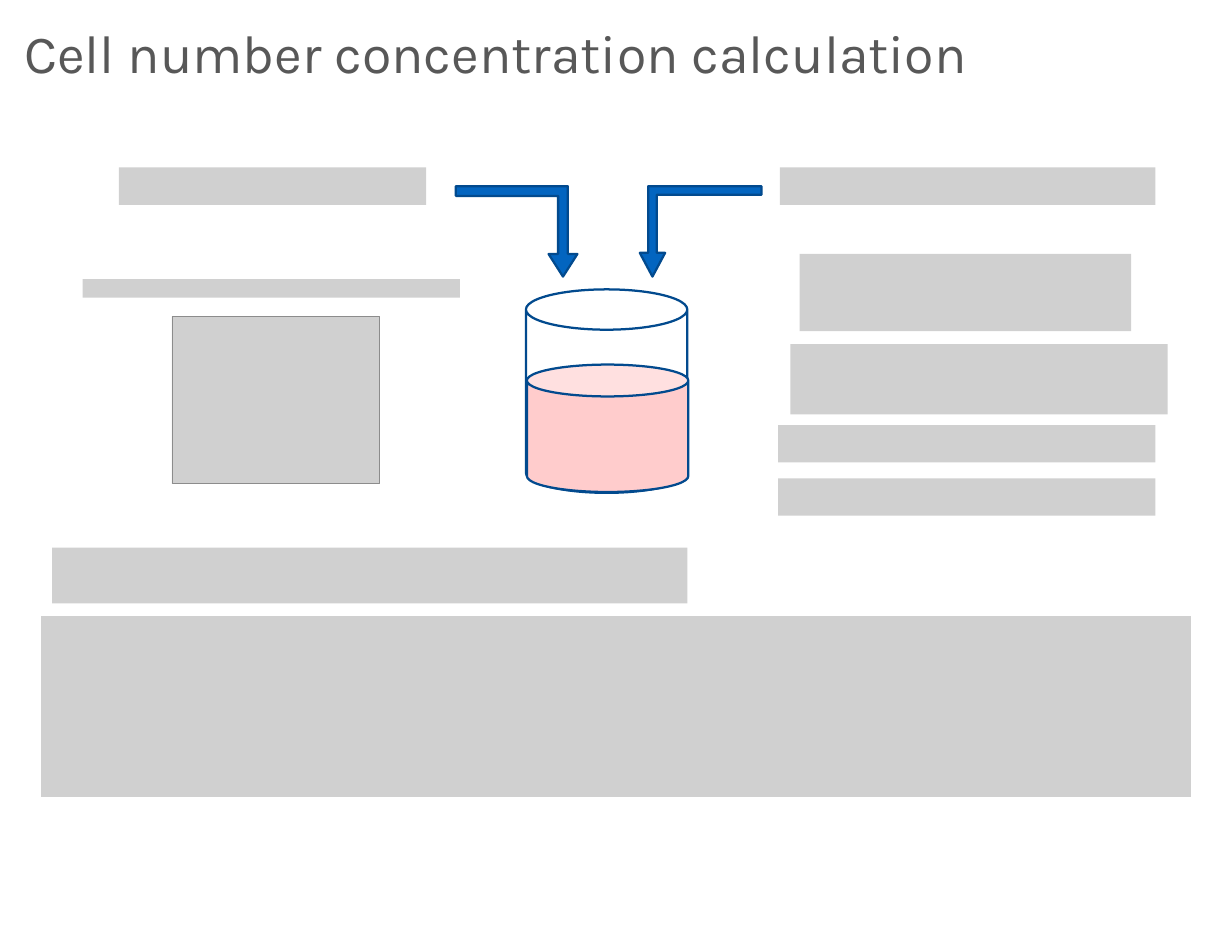
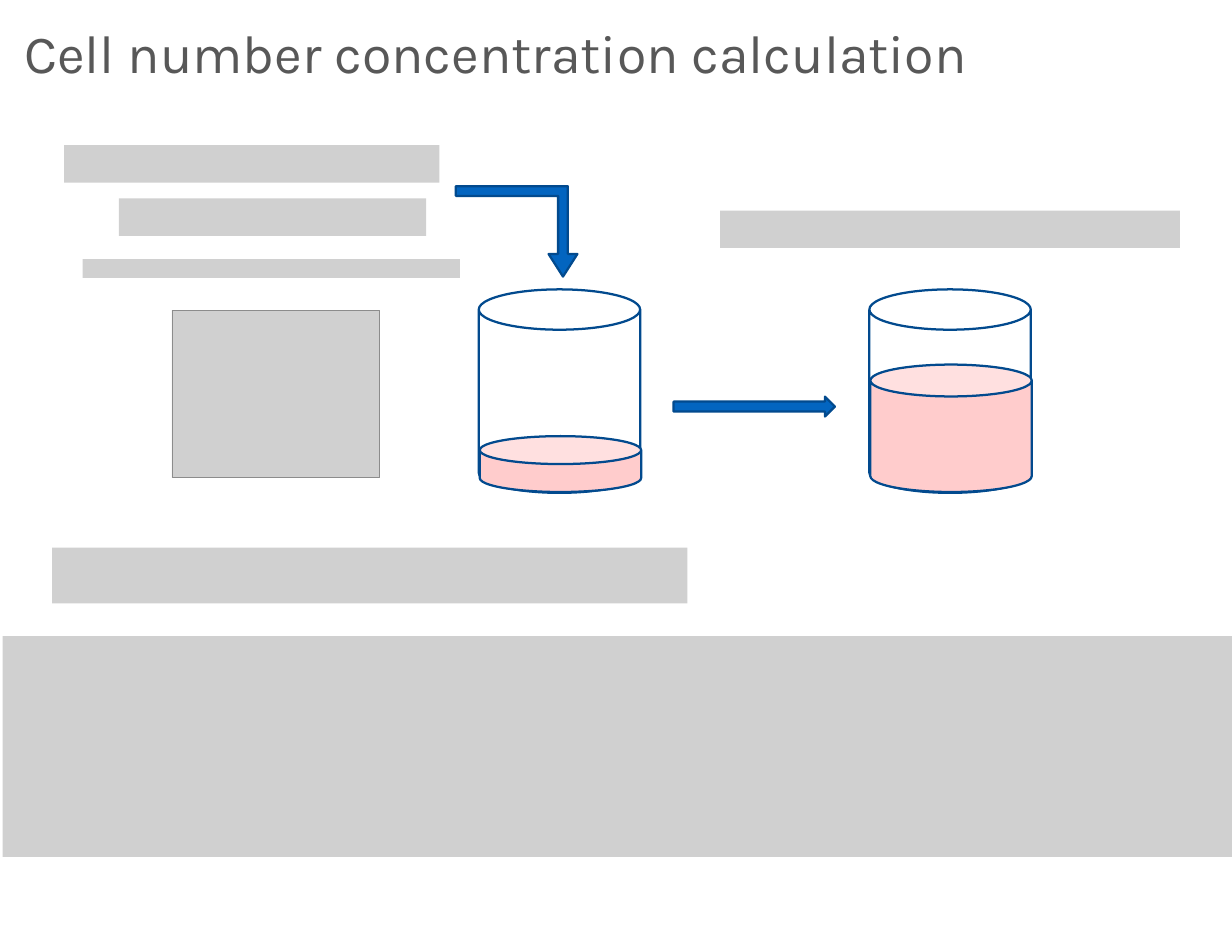
Before and after one commit to SLINGhub/MSOrganiser, a slide deck: slide 4 of docs/MSOrganiser_Summary.pptx (slide 7 before the commit). Drawn at 1232x952 pixels with LibreOffice and Linux fonts; fonts in the diff are those of the drawing; grey boxes stand for pictures. Boxes give left, top, right and bottom in pixels: in the first picture for what was removed or moved away, otherwise in the second. Text is boxed around its words. In the diff, an @@ line names an element or a change of style, - is before the commit and + after.

```diff
--- a/docs/MSOrganiser_Summary.pptx
+++ b/docs/MSOrganiser_Summary.pptx
@@ picture added at [64,145,439,182] @@
@@ picture removed at [119,168,426,205] @@
@@ picture removed at [780,168,1155,205] @@
@@ picture added at [119,198,426,235] @@
@@ bent up arrow removed at [639,186,761,277] @@
@@ picture added at [720,210,1180,248] @@
@@ picture added at [82,259,460,277] @@
@@ picture removed at [800,254,1131,331] @@
@@ picture removed at [82,279,460,298] @@
@@ cylinder: place and size @@
-cylinder at [526,289,687,493]
+cylinder at [479,289,640,493]
@@ cylinder added at [869,289,1030,493], outline #024B8E 2 pt @@
@@ picture: place and size @@
-picture at [172,316,380,484]
+picture at [172,310,380,478]
@@ picture removed at [790,344,1167,414] @@
@@ cylinder added at [870,364,1031,492], fill #FFCCCC, outline #024B8E 2 pt @@
@@ right arrow added at [673,397,835,417], fill #0365C0, outline #024B8E 2 pt @@
@@ cylinder: place and size @@
-cylinder at [527,364,688,492]
+cylinder at [480,436,641,492]
@@ cylinder at [480,436,641,492]: proportions changed @@
@@ picture removed at [778,425,1155,462] @@
@@ picture removed at [778,478,1155,515] @@
@@ picture: place and size @@
-picture at [41,616,1191,797]
+picture at [2,636,1232,857]
```
Also in this commit, not shown: 7 other slides changed, 1 slide added, 1 other file.
